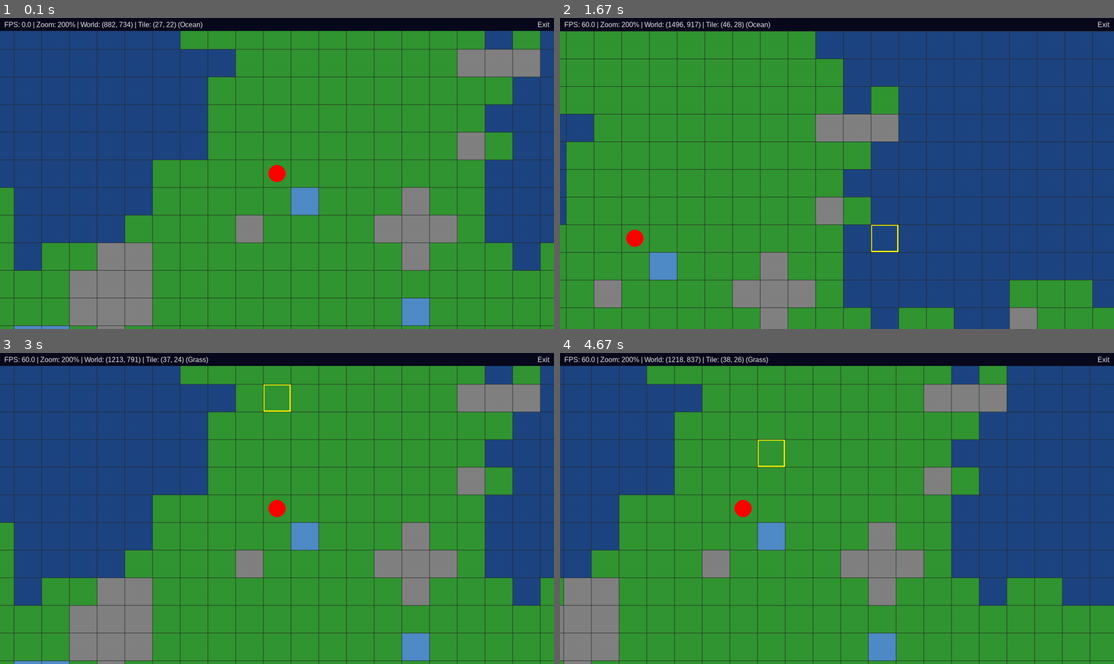
Above: before the commit, frames 1-4 (two rows, left to right).
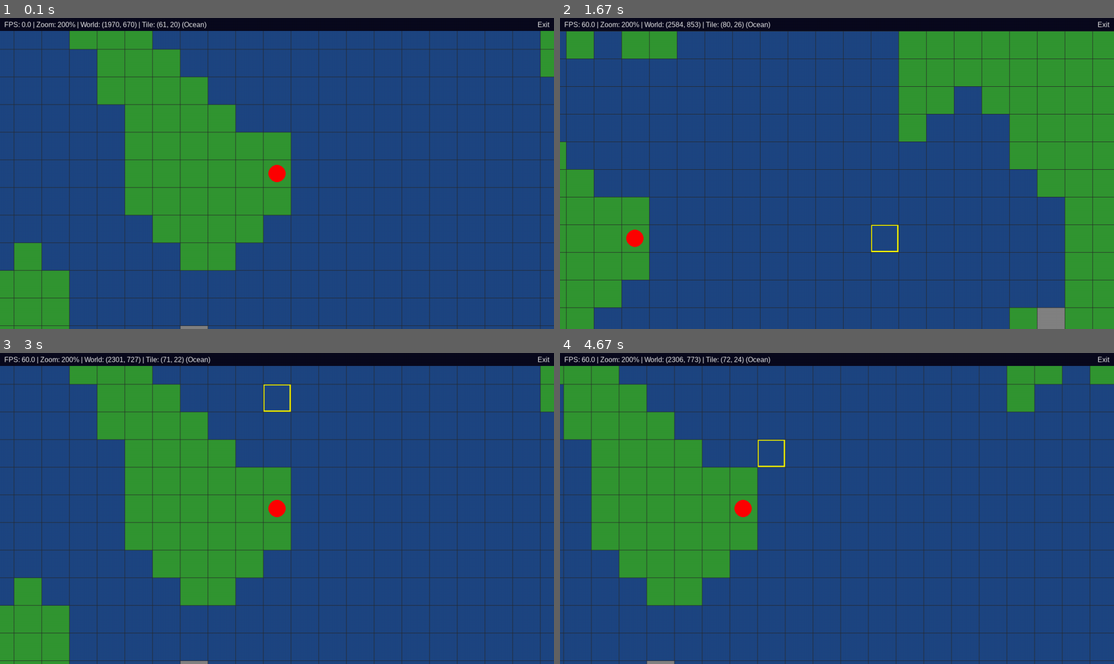
Above: after the commit, the same moments.

Repository: TonyKennah/worldom
Game: pygame game, started from main.py
Same seed, same stepped clock (60 frames per second), same inputs: the game is played once before the commit and once after it.
Inputs (mouse positions are in pixels of both pictures, inside the frame that each line leads up to):
- Up to frame 1 (0.1 s): no input
- Up to frame 2 (1.67 s): hold D 0.33-0.8 s; move the mouse to (814, 185) at 0.37 s; hold W 0.83-1.13 s; move the mouse to (837, 195) at 0.87 s; hold D 1.17-1.63 s; move the mouse to (892, 241) at 1.2 s
- Up to frame 3 (3 s): hold A 1.67-2.2 s; move the mouse to (105, 580) at 1.7 s; hold S 2.23-2.53 s; move the mouse to (343, 536) at 2.27 s; hold A 2.57-2.97 s; move the mouse to (288, 402) at 2.6 s
- Up to frame 4 (4.67 s): hold W 3-3.37 s; move the mouse to (637, 499) at 3.03 s; hold D 3.4-4.03 s; move the mouse to (837, 545) at 3.43 s; hold S 4.07-4.43 s; move the mouse to (1047, 626) at 4.1 s; hold A from 4.47 s (still down); move the mouse to (759, 443) at 4.5 s

The runs differ from the first frame. In frame 1, 64% of the frame differs, in the area x 0-100%, y 1-100%; in frame 2, 63%; in frame 3, 64%; in frame 4, 66%.

Commit message:
good state of map creation

Diff:
--- a/src/game.py
+++ b/src/game.py
@@ -129,6 +129,13 @@
         pygame.display.set_caption("WorldDom")
         self.clock = pygame.time.Clock()
         self.running: bool = True
+
+        # --- Show Splash Screen ---
+        # Draw a splash screen to give feedback to the user while the map,
+        # which can be slow, is generating.
+        self._draw_splash_screen()
+
+        # --- Initialize Game Components ---
         self.camera = Camera(settings.SCREEN_WIDTH, settings.SCREEN_HEIGHT)
         self.debug_panel = DebugPanel()
 
@@ -136,13 +143,28 @@
         self.world_state = WorldState()
         initial_unit = self._spawn_initial_units()
 
-        # Center camera on the initial unit
+        # Center camera on the initial unit after everything is loaded
         if initial_unit:
             # Use .copy() to prevent the camera and unit from sharing the same Vector2 object
             self.camera.position = initial_unit.world_pos.copy()
 
+    def _draw_splash_screen(self) -> None:
+        """Displays a loading screen while the map generates."""
+        self.screen.fill(settings.DEBUG_PANEL_BG_COLOR)
+
+        font = pygame.font.SysFont("Arial", 48)
+        text = "A new map is being created."
+        text_surface = font.render(text, True, settings.DEBUG_PANEL_FONT_COLOR)
+        text_rect = text_surface.get_rect(center=(settings.SCREEN_WIDTH / 2, settings.SCREEN_HEIGHT / 2))
+
+        self.screen.blit(text_surface, text_rect)
+        pygame.display.flip()
+
     def run(self) -> None:
         """The main game loop."""
+        # Clear any events that accumulated during the slow map generation
+        # process. This prevents clicks during loading from causing issues.
+        pygame.event.clear()
         while self.running:
             dt = self.clock.tick(settings.FPS) / 1000.0  # Delta time in seconds
             events = pygame.event.get()
--- a/src/map.py
+++ b/src/map.py
@@ -49,7 +49,7 @@
 LAKE_PERSISTENCE = 0.5
 LAKE_LACUNARITY = 2.0
 
-OCEAN_THRESHOLD = 0.05  # Values below this become ocean.
+OCEAN_THRESHOLD = 0.0  # Values below this become ocean. (Lowered from 0.05 for more land)
 COASTAL_THRESHOLD = 0.1  # Land below this elevation cannot be a lake.
 ROCK_THRESHOLD = 0.2   # Of land tiles, noise values above this become rock. (Lowered from 0.3 for even more rocks)
 LAKE_THRESHOLD = -0.3  # Of remaining land tiles, noise values below this become lake
@@ -140,7 +140,38 @@
                     world[y][x] = "grass"
 
         self._convert_inland_oceans_to_lakes(world)
+        self._fill_large_lakes(world)
         return world
+
+    def _fill_large_lakes(self, world: List[List[str]]) -> None:
+        """
+        Finds all bodies of 'lake' tiles and if a body is larger than 40 tiles,
+        it's filled in with 'grass'.
+        """
+        visited = [[False for _ in range(self.width)] for _ in range(self.height)]
+        LAKE_SIZE_LIMIT = 40
+
+        for y_start in range(self.height):
+            for x_start in range(self.width):
+                if world[y_start][x_start] == "lake" and not visited[y_start][x_start]:
+                    # Found a new, unvisited lake body. Start a flood fill (BFS).
+                    current_body = []
+                    queue = [(x_start, y_start)]
+                    visited[y_start][x_start] = True
+
+                    while queue:
+                        current_x, current_y = queue.pop(0)
+                        current_body.append((current_x, current_y))
+
+                        for neighbor_x, neighbor_y in self._get_neighbors((current_x, current_y)):
+                            if not visited[neighbor_y][neighbor_x] and world[neighbor_y][neighbor_x] == "lake":
+                                visited[neighbor_y][neighbor_x] = True
+                                queue.append((neighbor_x, neighbor_y))
+
+                    # Now that we have the full lake body, check its size
+                    if len(current_body) > LAKE_SIZE_LIMIT:
+                        for x, y in current_body:
+                            world[y][x] = "grass"
 
     def _convert_inland_oceans_to_lakes(self, world: List[List[str]]) -> None:
         """
